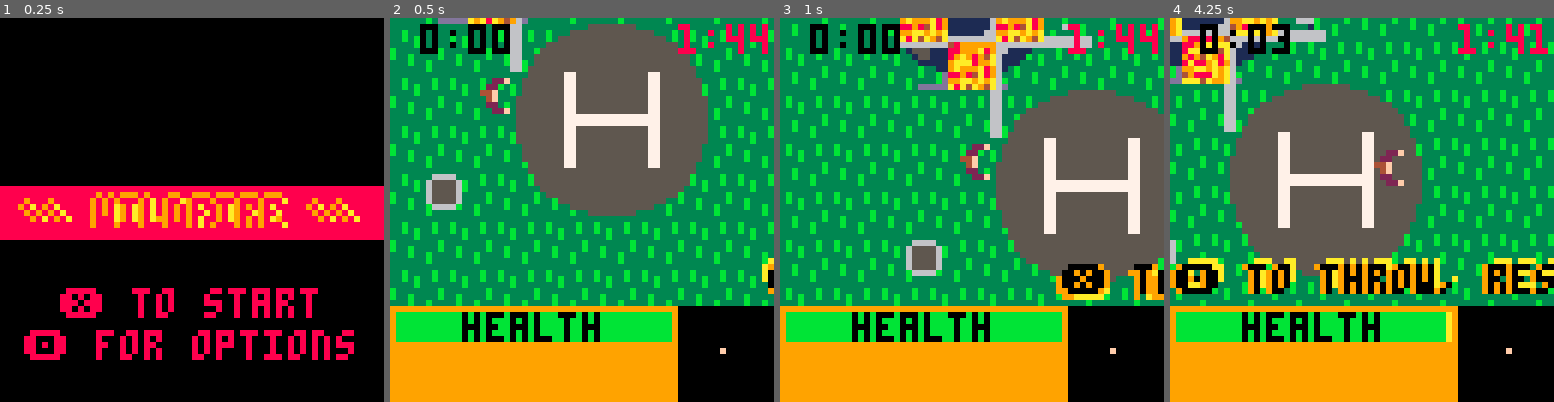
Above: before the commit, frames 1-4 (left to right).
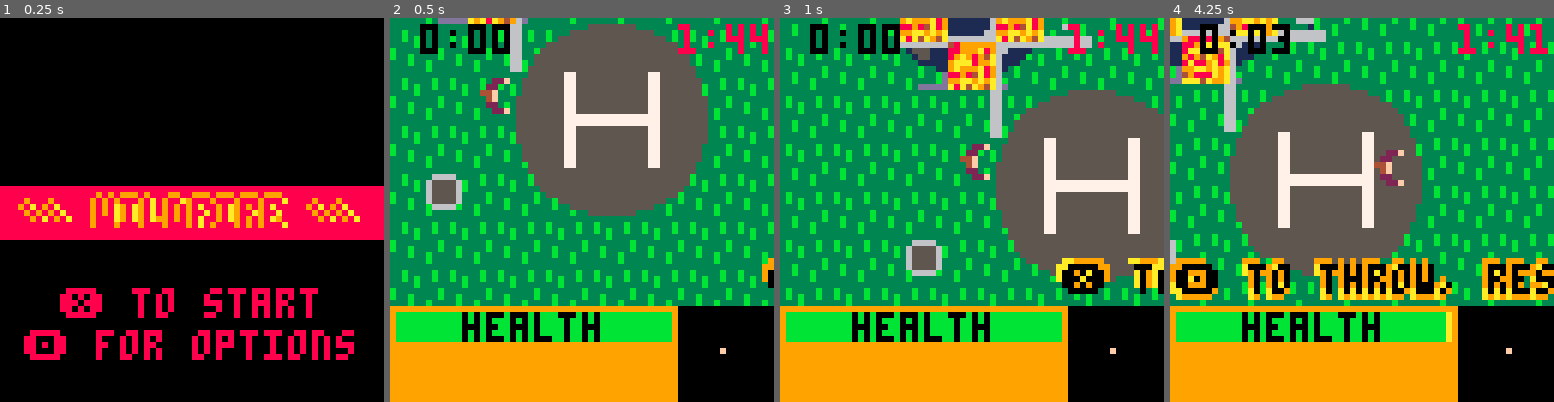
Above: after the commit, the same moments.

Repository: notCalle/pico-8-carts
Game: PICO-8 cartridge wildfire.p8
The game is run twice, just before and just after one commit, with the same random seed, the same clock (stepped at 60 frames per second) and the same inputs.
Inputs:
- Up to frame 1 (0.25 s): no input
- Up to frame 2 (0.5 s): tap X (X key) at 0.33 s
- Up to frame 3 (1 s): tap O (Z key) at 0.7 s
- Up to frame 4 (4.25 s): tap X (X key) at 1.07, 1.85, 2.97, 4.08 s; hold Right 1.6-2.1 s; tap O (Z key) every 0.4 s from 1.7 to 4.1 s; hold Up 2.15-2.42 s; hold Right 2.47-3.03 s; hold Left 3.08-3.58 s; hold Down 3.63-3.97 s; hold Right from 4.02 s (still down)

Frame 1 is identical in both runs. In frame 2, 0.1% of the frame differs, in the area x 96-100%, y 62-72%; in frame 3, 1.2%; in frame 4, 3.9%, in the area x 0-100%, y 62-74%.

Commit message:
Roll up banner drawing loop

Diff:
--- a/wildfire.p8
+++ b/wildfire.p8
@@ -316,10 +316,9 @@
 
 		clip(0,39,64,46)
 		camera(my.x,-40)
-		print(my.str,rnd(3),rnd(3),10)
-		print(my.str,rnd(3),rnd(3),9)
-		print(my.str,rnd(3),rnd(3),10)
-		print(my.str,rnd(3),rnd(3),9)
+		for n=1,4 do
+			print(my.str,rnd(3),rnd(3),9+n%2)
+		end
 		print(my.str,1,1,0)
 	end,
 
